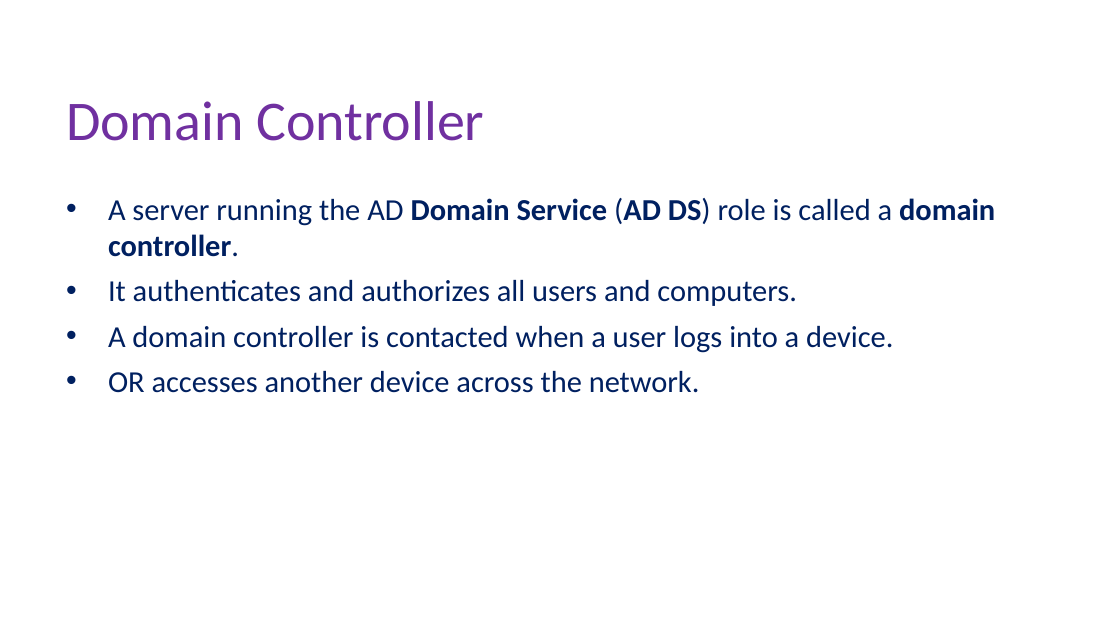
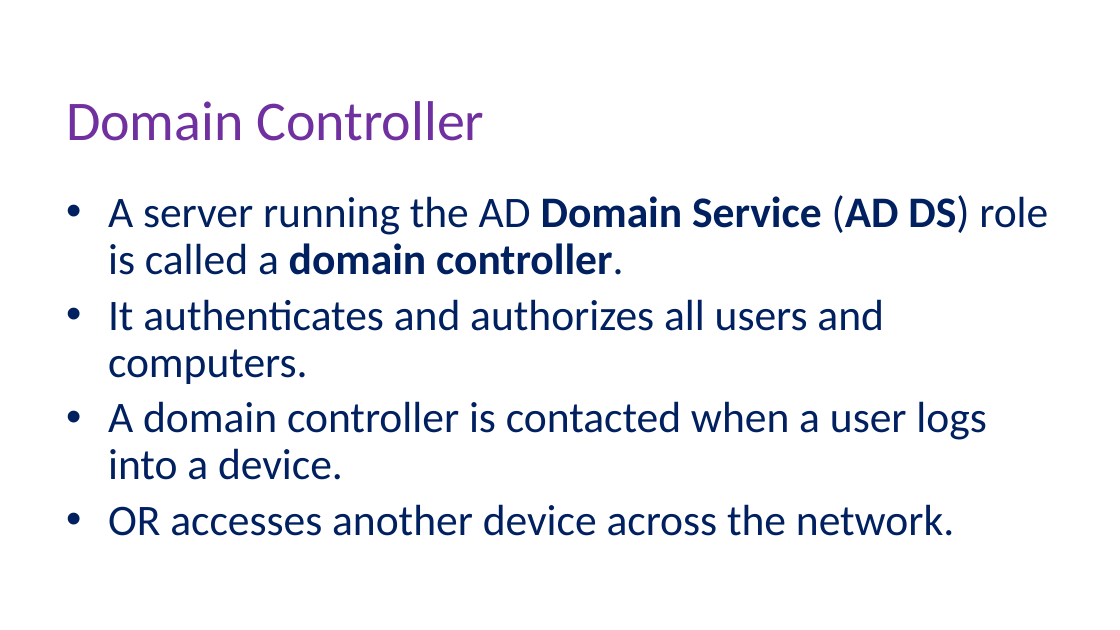
Before and after one commit to Hero-Team/active-drictory-installation-and-configuration-on-windows-server, a slide deck: slide 6 of active.pptx. Drawn at 1120x630 pixels with LibreOffice and Linux fonts; fonts in the diff are those of the drawing; background and template pictures are left out. Boxes give left, top, right and bottom in pixels: in the first picture for what was removed or moved away, otherwise in the second. Text is boxed around its words. In the diff, an @@ line names an element or a change of style, - is before the commit and + after.

```diff
--- a/active.pptx
+++ b/active.pptx
@@ text "A server running the AD ..." at [108,195,1048,536]: size 19.6 to 28 pt; line spacing 1 to 0.9 @@
```
Also in this commit, not shown: 1 slide added.
